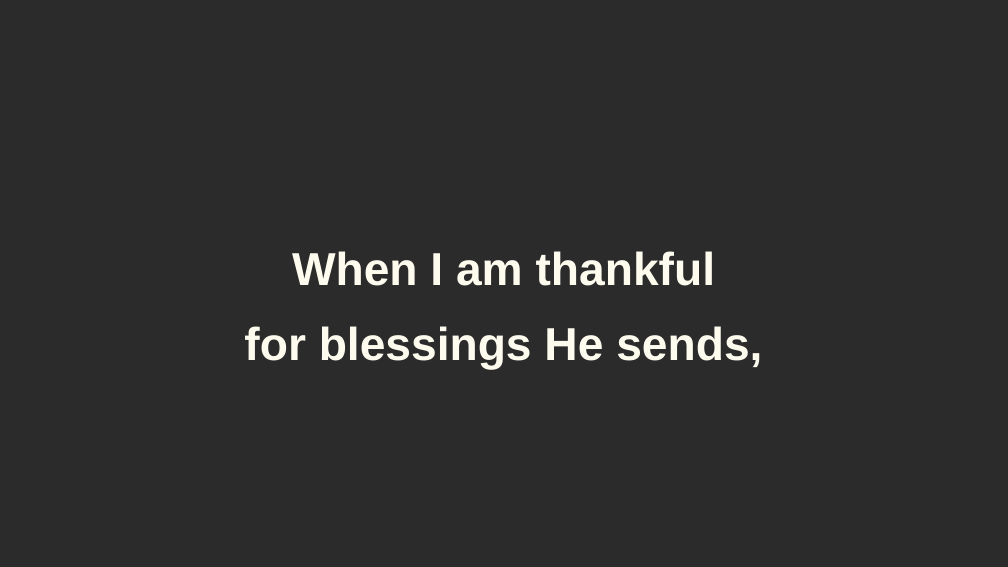
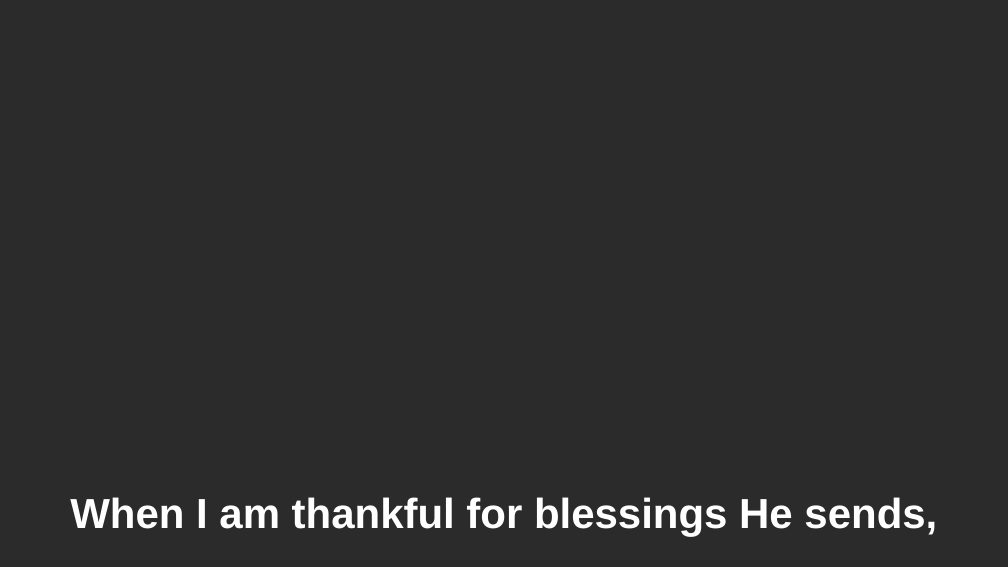
Before and after one commit to cutler2/primary-music-ai-slideshows, a slide deck: slide 5 of songs/close-as-a-quiet-prayer/slideshow.pptx. Drawn at 1008x567 pixels with LibreOffice and Linux fonts; fonts in the diff are those of the drawing; background and template pictures are left out; a plain dark background stands for a picture behind light text. Boxes give left, top, right and bottom in pixels: in the first picture for what was removed or moved away, otherwise in the second. Text is boxed around its words. In the diff, an @@ line names an element or a change of style, - is before the commit and + after.

```diff
--- a/songs/close-as-a-quiet-prayer/slideshow.pptx
+++ b/songs/close-as-a-quiet-prayer/slideshow.pptx
@@ text "When I am thankful for ..." at <box>70,497,937,536</box>: vertical alignment middle to bottom @@
@@ text at <box>70,497,937,536</box>: text changed; size 44 to 40 pt; text colour #FDFAEE to #FFFFFF @@
-When I am thankful
-for blessings He sends,
+When I am thankful for blessings He sends,
```
Also in this commit, not shown: 13 other slides changed, 16 other files.
